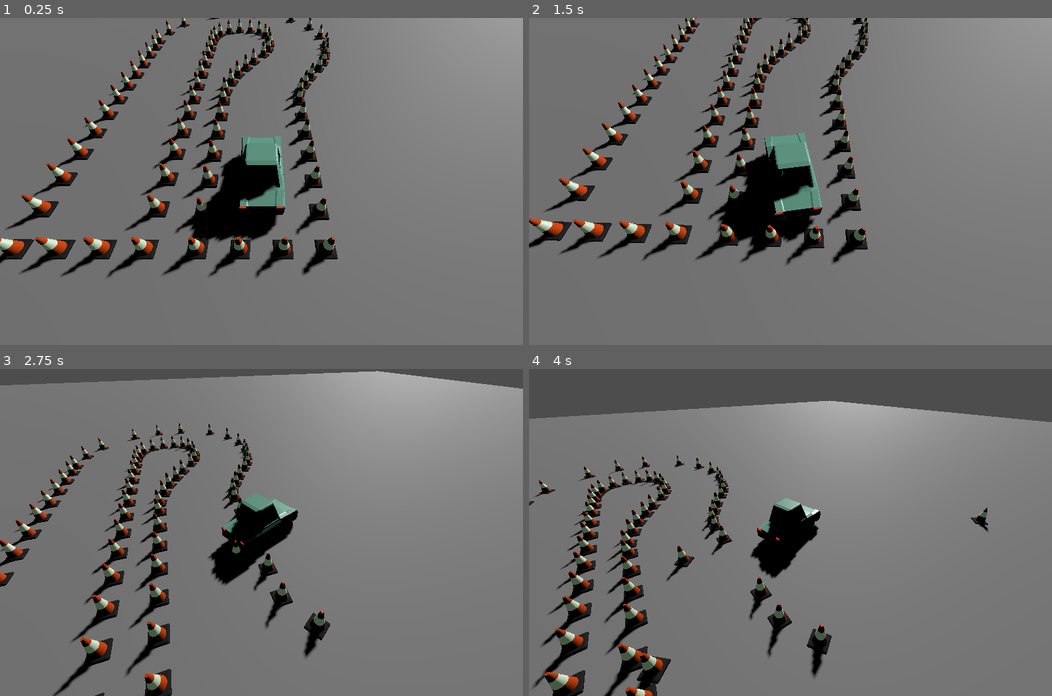
Above: before the commit, frames 1-4 (two rows, left to right).
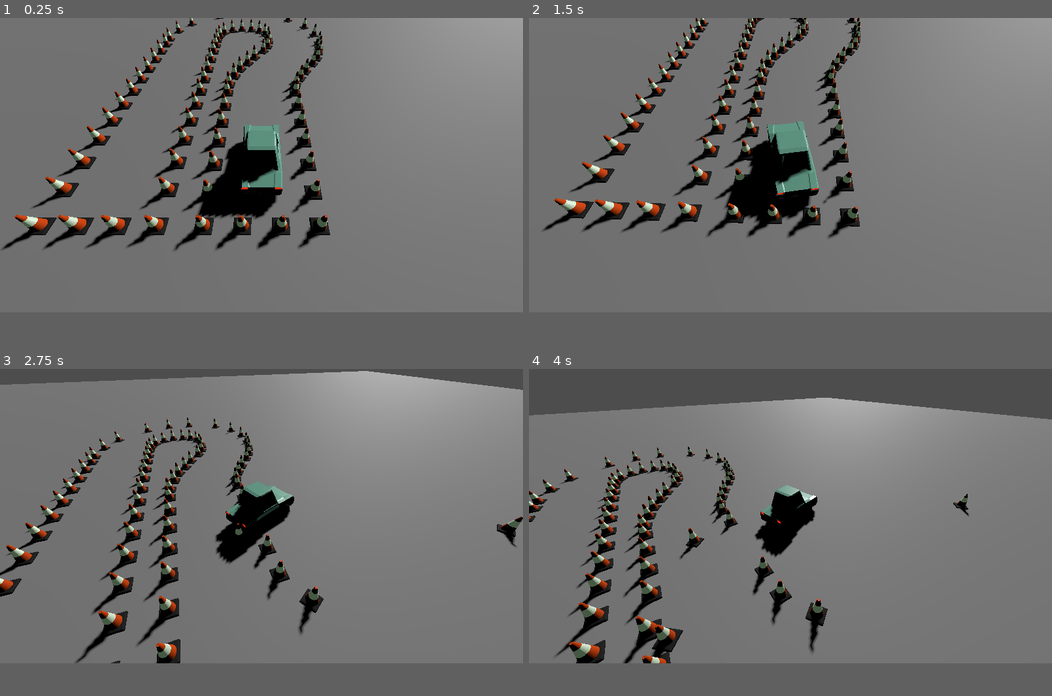
Above: after the commit, the same moments.

Repository: TomMurray/ValetV2
Game: Godot game, scene res://scenes/car_test.tscn
Same seed, same stepped clock (60 frames per second), same inputs: the game is played once before the commit and once after it.
Inputs:
- Up to frame 1 (0.25 s): no input
- Up to frame 2 (1.5 s): hold Right (steer_right) 0.53-1.28 s; hold Down (brake_reverse) from 1.28 s (still down)
- Up to frame 3 (2.75 s): release Down (brake_reverse) at 2.03 s; hold Right (steer_right) from 2.03 s (still down)
- Up to frame 4 (4 s): release Right (steer_right) at 2.78 s; hold Up (accelerate) 2.78-3.53 s; hold Left (steer_left) from 3.53 s (still down)
The window is 800x500 before the commit and 800x450 after it. Grey fills any space a smaller window leaves; there, only what the larger window draws over its background counts as a difference.

The runs differ from the first frame. In frame 1, 16% of the frame differs, in the area x 0-65%, y 0-80%; in frame 2, 15%; in frame 3, 13%; in frame 4, 14%.
Error in both runs: Invalid access to property or key 'position' on a base object of type 'Nil'. (res://scenes/follow.gd:8)

Commit message:
Make the default resolution 16:9 rather than 16:10 for video capture

Diff:
--- a/project.godot
+++ b/project.godot
@@ -18,8 +18,7 @@
 [display]
 
 window/size/viewport_width=1600
-window/size/viewport_height=1000
-window/size/always_on_top=true
+window/size/viewport_height=900
 
 [editor]
 
